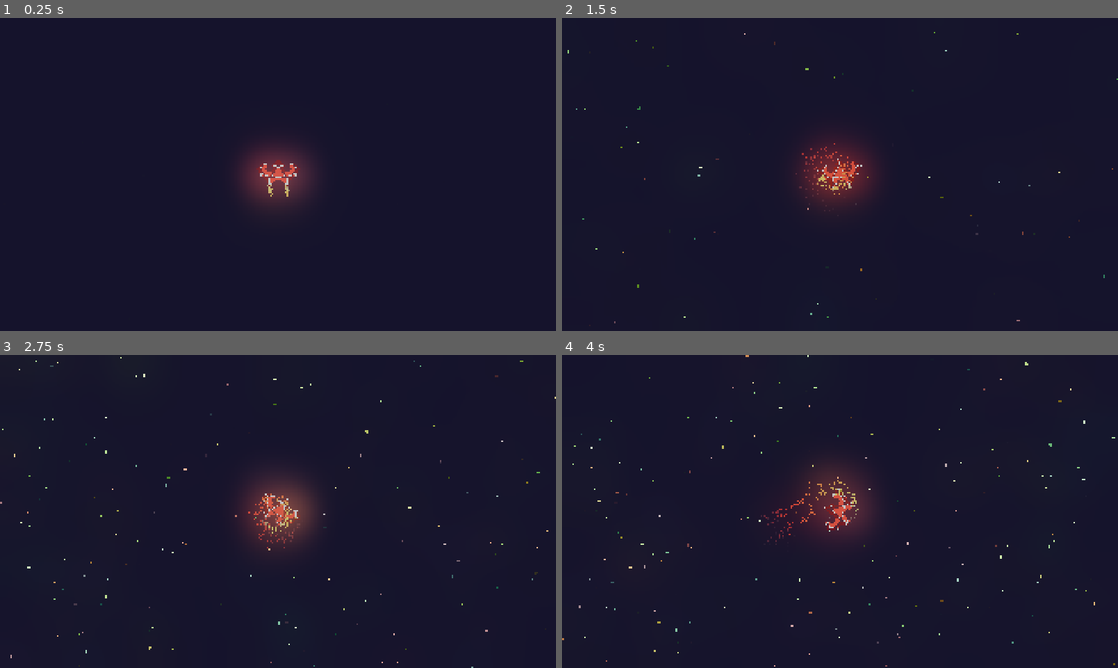
Above: before the commit, frames 1-4 (two rows, left to right).
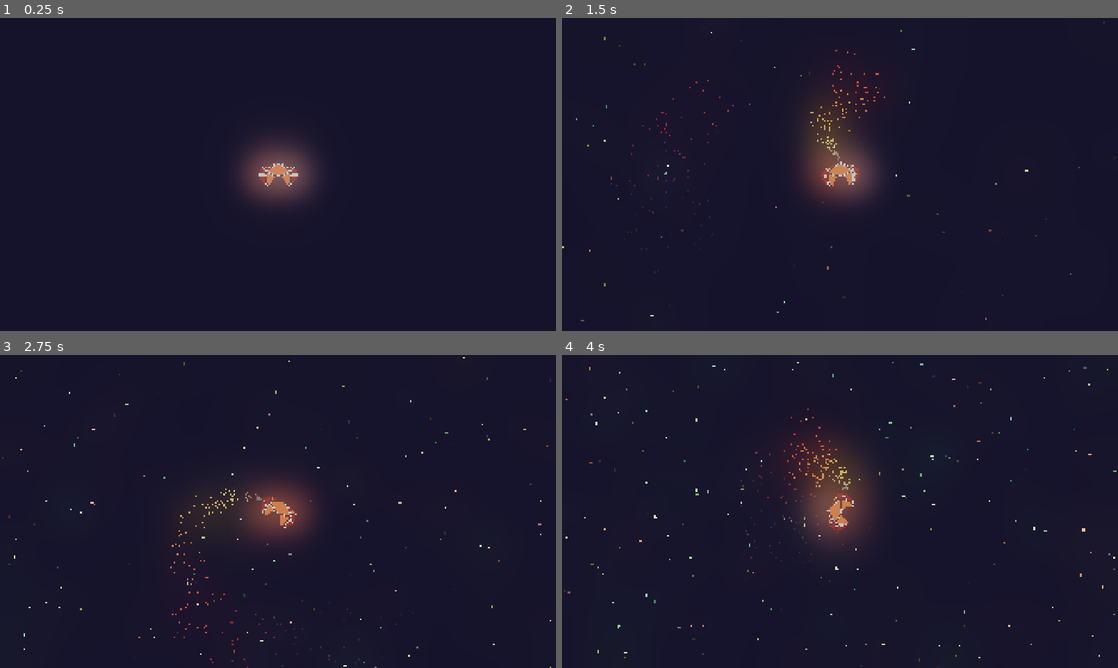
Above: after the commit, the same moments.

Repository: Lunix-420/OrbitOfPain
Game: Godot game, scene res://scenes/World.tscn
Two runs of this game, one before a commit and one after it. Both use one fixed random seed, a clock stepped at 60 frames per second and the inputs below.
Inputs:
- Up to frame 1 (0.25 s): no input
- Up to frame 2 (1.5 s): hold D (move_right) 0.53-1.28 s; hold E (move_turn_ccw) 0.53-1.28 s; tap Q (move_turn_cw) at 0.8, 1.35 s; hold S (move_backwards) from 1.28 s (still down)
- Up to frame 3 (2.75 s): tap E (move_turn_ccw) at 1.55 s; release S (move_backwards) at 2.03 s; hold D (move_right) from 2.03 s (still down); hold E (move_turn_ccw) from 2.03 s (still down); tap Q (move_turn_cw) at 2.3 s
- Up to frame 4 (4 s): release D (move_right) at 2.78 s; release E (move_turn_ccw) at 2.78 s; hold W (move_forward) 2.78-3.53 s; tap Q (move_turn_cw) at 2.85, 3.8 s; tap E (move_turn_ccw) at 3.05 s; hold A (move_left) from 3.53 s (still down); hold E (move_turn_ccw) from 3.53 s (still down)

The runs differ from the first frame. In frame 1, 0.6% of the frame differs, in the area x 46-54%, y 44-58%; in frame 2, 2.7%, in the area x 0-100%, y 1-99%; in frame 3, 1.4%; in frame 4, 2.6%.

Commit message:
feat: Improve player movement with acceleration and deceleration

Diff:
--- /dev/null
+++ b/scenes/Player.tscn
@@ -0,0 +1,98 @@
+[gd_scene load_steps=7 format=3 uid="uid://71rc8k32st6a"]
+
+[ext_resource type="Script" uid="uid://cged4wdm7o1j0" path="res://scripts/player.gd" id="1_qm0ti"]
+[ext_resource type="Texture2D" uid="uid://ceomkl5mknhy0" path="res://ships/Spaceship(1).png" id="2_g2els"]
+
+[sub_resource type="Gradient" id="Gradient_g2els"]
+offsets = PackedFloat32Array(0, 0.116279, 0.530233, 1)
+colors = PackedColorArray(1, 0.960784, 1, 0, 1, 1, 0, 1, 1, 0, 0, 1, 0.32, 0.32, 0.32, 0)
+
+[sub_resource type="GradientTexture1D" id="GradientTexture1D_qhqgy"]
+gradient = SubResource("Gradient_g2els")
+
+[sub_resource type="ParticleProcessMaterial" id="ParticleProcessMaterial_g2els"]
+particle_flag_disable_z = true
+emission_shape_scale = Vector3(10, 20, 1)
+emission_shape = 1
+emission_sphere_radius = 1.0
+angle_min = 1.07288e-05
+angle_max = 360.0
+velocity_pivot = Vector3(10, 0, 0)
+direction = Vector3(0, 1, 0)
+spread = 20.0
+initial_velocity_min = 1000.0
+initial_velocity_max = 2000.0
+angular_velocity_min = -100.0
+angular_velocity_max = 100.0
+orbit_velocity_min = 9.49949e-08
+orbit_velocity_max = 9.49949e-08
+radial_velocity_min = -2.23517e-05
+radial_velocity_max = 0.999978
+gravity = Vector3(0, 0, 0)
+damping_min = 1000.0
+damping_max = 1000.0
+scale_min = 2.0
+scale_max = 5.0
+color_ramp = SubResource("GradientTexture1D_qhqgy")
+
+[sub_resource type="CapsuleShape2D" id="CapsuleShape2D_pqap4"]
+radius = 44.0
+height = 132.0
+
+[node name="CharacterBody2D" type="CharacterBody2D"]
+script = ExtResource("1_qm0ti")
+
+[node name="ExhaustBackLeft" type="GPUParticles2D" parent="."]
+position = Vector2(-43, 33)
+amount = 500
+lifetime = 0.35
+randomness = 1.0
+fixed_fps = 120
+process_material = SubResource("ParticleProcessMaterial_g2els")
+
+[node name="ExhaustBackRight" type="GPUParticles2D" parent="."]
+position = Vector2(43, 35)
+amount = 500
+lifetime = 0.35
+randomness = 1.0
+fixed_fps = 120
+process_material = SubResource("ParticleProcessMaterial_g2els")
+
+[node name="ExhaustSideLeft" type="GPUParticles2D" parent="."]
+position = Vector2(-69, 0)
+rotation = 1.5708
+amount = 500
+lifetime = 0.35
+randomness = 1.0
+fixed_fps = 120
+process_material = SubResource("ParticleProcessMaterial_g2els")
+
+[node name="ExhaustSideRight" type="GPUParticles2D" parent="."]
+position = Vector2(69, 0)
+rotation = -1.5708
+amount = 500
+lifetime = 0.35
+randomness = 1.0
+fixed_fps = 120
+process_material = SubResource("ParticleProcessMaterial_g2els")
+
+[node name="ExhaustFront" type="GPUParticles2D" parent="."]
+position = Vector2(0, -41)
+rotation = 3.14159
+amount = 500
+lifetime = 0.35
+randomness = 1.0
+fixed_fps = 120
+process_material = SubResource("ParticleProcessMaterial_g2els")
+
+[node name="Ship01" type="Sprite2D" parent="."]
+rotation = 3.14159
+scale = Vector2(0.25, 0.25)
+texture = ExtResource("2_g2els")
+
+[node name="CollisionShape2D" type="CollisionShape2D" parent="."]
+position = Vector2(0, -5)
+rotation = 1.5708
+shape = SubResource("CapsuleShape2D_pqap4")
+
+[node name="Camera2D" type="Camera2D" parent="."]
--- a/scenes/World.tscn
+++ b/scenes/World.tscn
@@ -1,6 +1,6 @@
 [gd_scene load_steps=7 format=3 uid="uid://dd0r1cokjlsj3"]
 
-[ext_resource type="PackedScene" uid="uid://71rc8k32st6a" path="res://scenes/player.tscn" id="1_kqs1s"]
+[ext_resource type="PackedScene" uid="uid://71rc8k32st6a" path="res://scenes/Player.tscn" id="1_kqs1s"]
 
 [sub_resource type="ShaderMaterial" id="ShaderMaterial_jeodi"]
 
--- a/scenes/player.tscn
+++ /dev/null
@@ -1,67 +0,0 @@
-[gd_scene load_steps=7 format=3 uid="uid://71rc8k32st6a"]
-
-[ext_resource type="Script" uid="uid://cged4wdm7o1j0" path="res://scripts/plaer..gd" id="1_qm0ti"]
-[ext_resource type="Texture2D" uid="uid://c35e3wjv6pkt2" path="res://ships/ship_01.png" id="2_fhbv5"]
-
-[sub_resource type="CapsuleShape2D" id="CapsuleShape2D_pqap4"]
-radius = 44.0
-height = 132.0
-
-[sub_resource type="Gradient" id="Gradient_g2els"]
-offsets = PackedFloat32Array(0, 0.116279, 0.530233, 1)
-colors = PackedColorArray(1, 0.960784, 1, 0, 1, 1, 0, 1, 1, 0, 0, 1, 0.32, 0.32, 0.32, 0)
-
-[sub_resource type="GradientTexture1D" id="GradientTexture1D_qhqgy"]
-gradient = SubResource("Gradient_g2els")
-
-[sub_resource type="ParticleProcessMaterial" id="ParticleProcessMaterial_g2els"]
-particle_flag_disable_z = true
-emission_shape_scale = Vector3(10, 20, 1)
-emission_shape = 1
-emission_sphere_radius = 1.0
-angle_min = 1.07288e-05
-angle_max = 360.0
-velocity_pivot = Vector3(10, 0, 0)
-direction = Vector3(0, 1, 0)
-spread = 20.0
-initial_velocity_min = 5.0
-initial_velocity_max = 100.0
-angular_velocity_min = -100.0
-angular_velocity_max = 100.0
-orbit_velocity_min = 9.49949e-08
-orbit_velocity_max = 9.49949e-08
-radial_velocity_min = -2.23517e-05
-radial_velocity_max = 0.999978
-gravity = Vector3(0, 0, 0)
-scale_min = 2.0
-scale_max = 5.0
-color_ramp = SubResource("GradientTexture1D_qhqgy")
-
-[node name="CharacterBody2D" type="CharacterBody2D"]
-script = ExtResource("1_qm0ti")
-
-[node name="Ship01" type="Sprite2D" parent="."]
-rotation = 3.14159
-scale = Vector2(0.25, 0.25)
-texture = ExtResource("2_fhbv5")
-
-[node name="CollisionShape2D" type="CollisionShape2D" parent="."]
-position = Vector2(0, -5)
-rotation = 1.5708
-shape = SubResource("CapsuleShape2D_pqap4")
-
-[node name="Camera2D" type="Camera2D" parent="."]
-
-[node name="ExhaustLeft" type="GPUParticles2D" parent="."]
-position = Vector2(-29, 45)
-amount = 200
-randomness = 1.0
-fixed_fps = 120
-process_material = SubResource("ParticleProcessMaterial_g2els")
-
-[node name="ExhaustRight" type="GPUParticles2D" parent="."]
-position = Vector2(30, 44)
-amount = 200
-randomness = 1.0
-fixed_fps = 120
-process_material = SubResource("ParticleProcessMaterial_g2els")
--- a/scripts/plaer..gd
+++ /dev/null
@@ -1,48 +0,0 @@
-extends CharacterBody2D
-
-const MAX_SPEED = 300
-const MAX_STRAVE_SPEED = 100
-const ACCELERATION = 500.0
-const STRAVE_ACCELERATION = 300.0
-const ROTATION_SPEED = 10.0
-const FRICTION = 1000
-
-var speed = 0.00
-var strave_speed = 0.00
-
-func _physics_process(delta: float) -> void:
-	# Move prograde/retrograde
-	if Input.is_action_pressed("move_forward"):
-		speed += ACCELERATION * delta;
-	elif Input.is_action_pressed("move_backwards"):
-		if speed > 0:
-			speed -= ACCELERATION * delta * 2;
-		else:
-			speed -= ACCELERATION * delta;
-	else:
-		if speed > 0:
-			speed = max(speed - FRICTION * delta, 0)  # Gradually slow down
-		elif speed < 0:
-			speed = min(speed + FRICTION * delta, 0)  # Prevent reversing direction too fast
-	position += -transform.y * speed * delta
-
-	# Move Strave
-	if Input.is_action_pressed("move_left"):
-		strave_speed += STRAVE_ACCELERATION * delta;
-	elif Input.is_action_pressed("move_right"):
-		strave_speed -= STRAVE_ACCELERATION * delta;
-	else:
-		if strave_speed > 0:
-			strave_speed = max(strave_speed - FRICTION * delta, 0)  # Gradually slow down
-		elif strave_speed < 0:
-			strave_speed = min(strave_speed + FRICTION * delta, 0)  # Prevent reversing direction too fast
-	position += -transform.x * strave_speed * delta
-
-
-	if Input.is_action_pressed("move_turn_ccw"):
-		rotation += ROTATION_SPEED * delta
-	if Input.is_action_pressed("move_turn_cw"):
-		rotation += -ROTATION_SPEED * delta
-
-
-	move_and_slide()
--- /dev/null
+++ b/scripts/player.gd
@@ -0,0 +1,69 @@
+extends CharacterBody2D
+
+const MAX_SPEED = 1000
+const MAX_STRAVE_SPEED = 100
+const ACCELERATION = 2000.0
+const STRAVE_ACCELERATION = 1000.0
+const ROTATION_SPEED = 10.0
+const FRICTION = 500
+
+var speed = 0.00
+var strave_speed = 0.00
+
+func _physics_process(delta: float) -> void:
+	# Move prograde/retrograde
+	if Input.is_action_pressed("move_forward") && !Input.is_action_pressed("move_backwards"):
+		speed += ACCELERATION * delta;
+		if speed > MAX_SPEED:
+			speed = MAX_SPEED
+		$ExhaustBackLeft.emitting = true
+		$ExhaustBackRight.emitting = true
+		$ExhaustFront.emitting = false
+	elif Input.is_action_pressed("move_backwards") && !Input.is_action_pressed("move_forward"):
+		$ExhaustBackLeft.emitting = false
+		$ExhaustBackRight.emitting = false
+		$ExhaustFront.emitting = true
+		if speed > 0:
+			speed -= ACCELERATION * delta;
+			speed = max(speed - FRICTION * delta, 0)
+		else:
+			speed -= ACCELERATION * delta;
+			if speed < -MAX_SPEED/2.0:
+				speed = -MAX_SPEED/2.0
+			speed = min(speed + FRICTION * delta, 0)
+	else:
+		$ExhaustBackLeft.emitting = false
+		$ExhaustBackRight.emitting = false
+		$ExhaustFront.emitting = false
+		if speed > 0:
+			speed = max(speed - FRICTION * delta, 0)  # Gradually slow down
+		elif speed < 0:
+			speed = min(speed + FRICTION * delta, 0)  # Prevent reversing direction too fast
+	position += -transform.y * speed * delta
+
+	# Move Strave
+	if Input.is_action_pressed("move_left") && !Input.is_action_pressed("move_right"):
+		strave_speed += STRAVE_ACCELERATION * delta;
+		$ExhaustSideRight.emitting = true;
+		$ExhaustSideLeft.emitting = false;
+	elif Input.is_action_pressed("move_right") && !Input.is_action_pressed("move_left"):
+		strave_speed -= STRAVE_ACCELERATION * delta;
+		$ExhaustSideRight.emitting = false;
+		$ExhaustSideLeft.emitting = true;
+	else:
+		$ExhaustSideLeft.emitting = false;
+		$ExhaustSideRight.emitting = false;
+		if strave_speed > 0:
+			strave_speed = max(strave_speed - FRICTION * delta, 0)  # Gradually slow down
+		elif strave_speed < 0:
+			strave_speed = min(strave_speed + FRICTION * delta, 0)  # Prevent reversing direction too fast
+	position += -transform.x * strave_speed * delta
+
+
+	if Input.is_action_pressed("move_turn_ccw"):
+		rotation += ROTATION_SPEED * delta
+	if Input.is_action_pressed("move_turn_cw"):
+		rotation += -ROTATION_SPEED * delta
+
+
+	move_and_slide()
Renamed: scripts/plaer..gd.uid -> scripts/player.gd.uid
Binary file added: ships/Spaceship(1).png
Not shown, added: ships/Spaceship(1).png.import
Binary file added: ships/ship_02.png
Not shown, added: ships/ship_02.png.import
